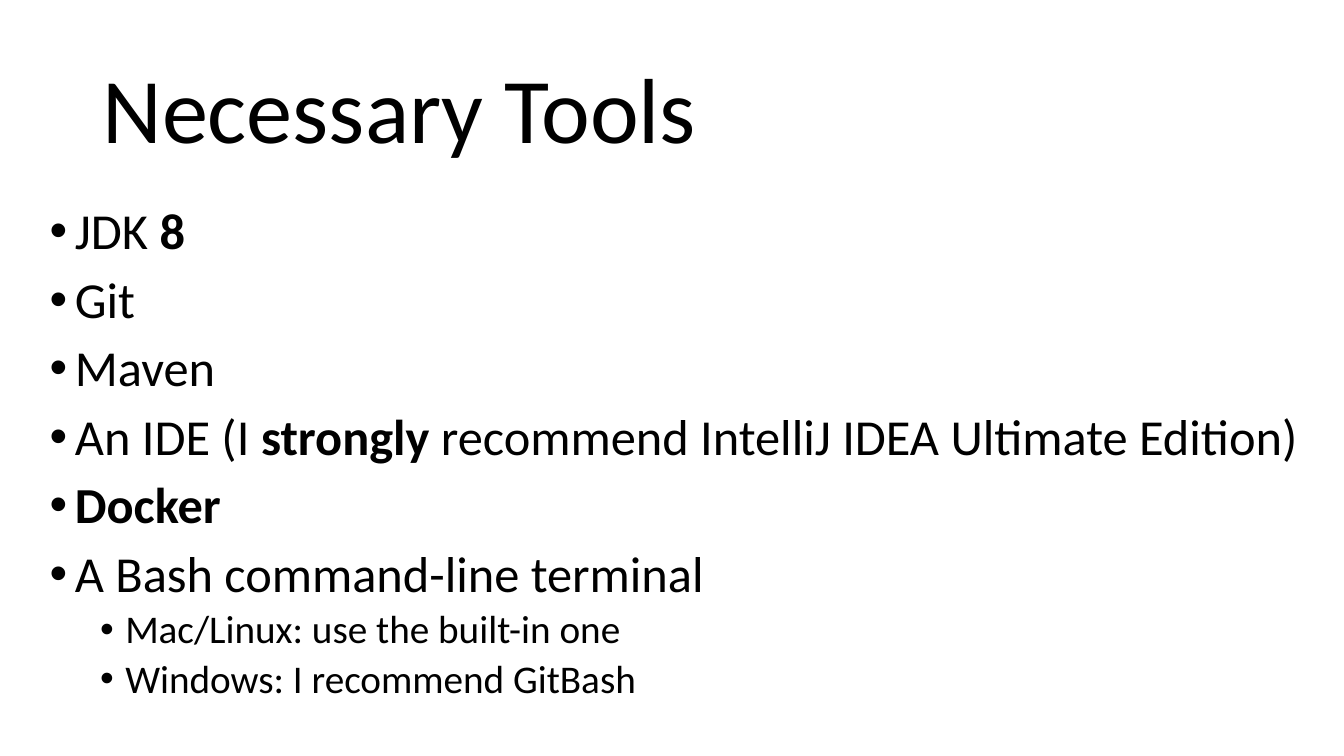
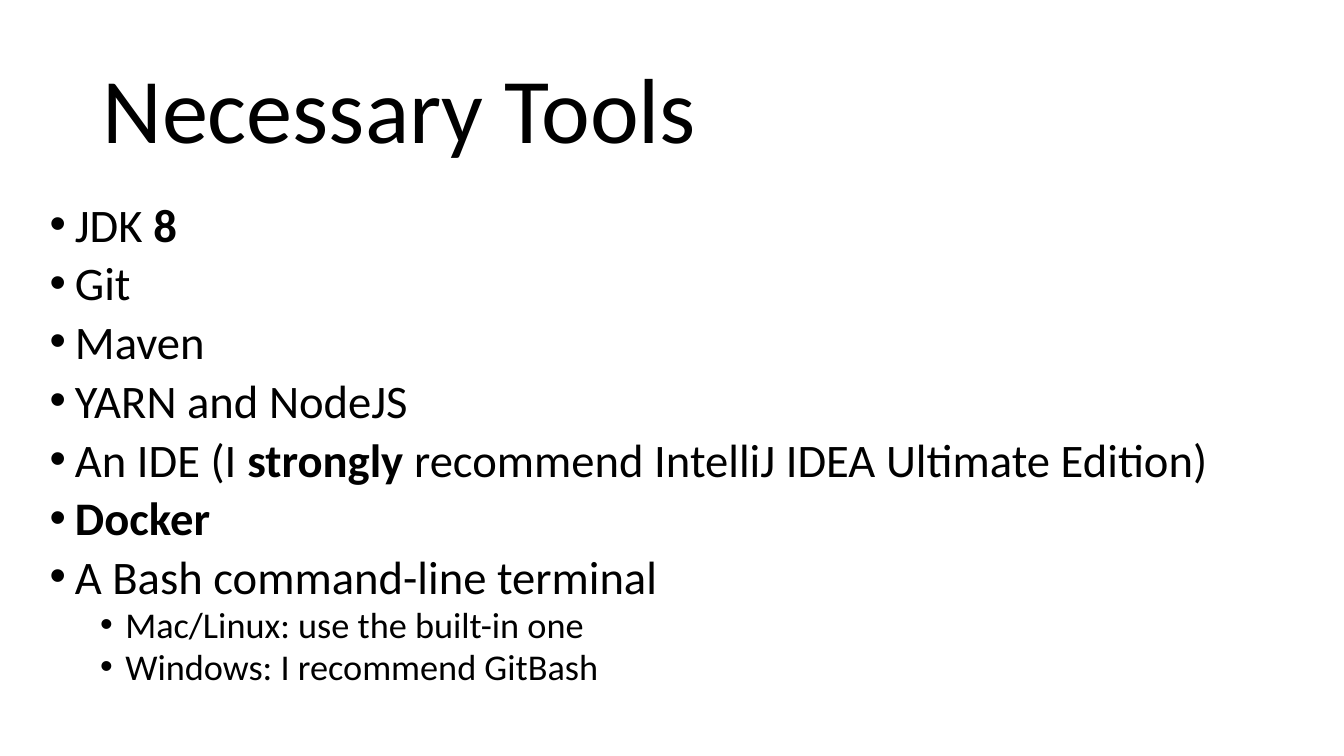
Before and after one commit to arcuri82/testing_security_development_enterprise_systems, a slide deck: slide 4 of doc/advanced/slides/lesson_01.pptx. Drawn at 1344x756 pixels with LibreOffice and Linux fonts; fonts in the diff are those of the drawing. Boxes give left, top, right and bottom in pixels: in the first picture for what was removed or moved away, otherwise in the second. Text is boxed around its words. In the diff, an @@ line names an element or a change of style, - is before the commit and + after.

Commit message:
info on Yarn

```diff
--- a/doc/advanced/slides/lesson_01.pptx
+++ b/doc/advanced/slides/lesson_01.pptx
@@ text at box(75, 209, 1208, 681): size 36 to 33.3 pt in "JDK 8", "Git", "Maven", "An IDE (I strongly recommend IntelliJ IDEA ..." and 2 more places; size 28 to 25.9 pt in "Mac/Linux: use the built-in one", "Windows: I recommend GitBash"; line spacing 0.9 to 0.8 @@
@@ text at box(75, 385, 408, 419): paragraph added @@
+• YARN and NodeJS
```
Also in this commit, not shown: 2 other files.
